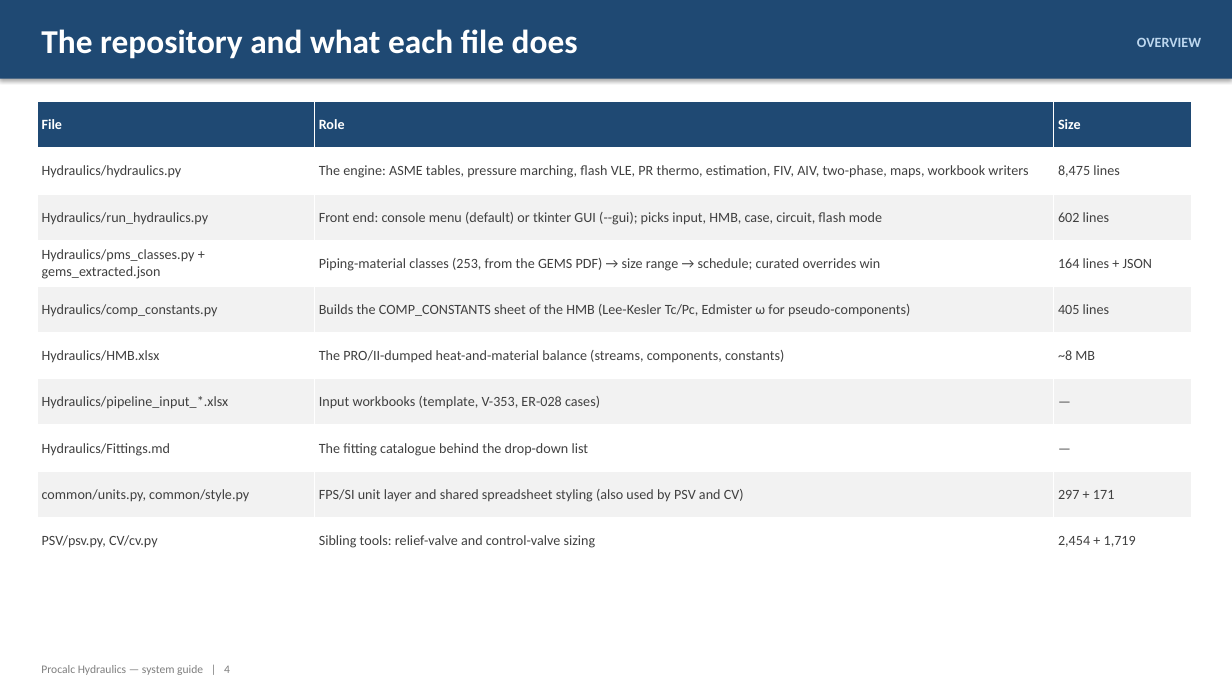
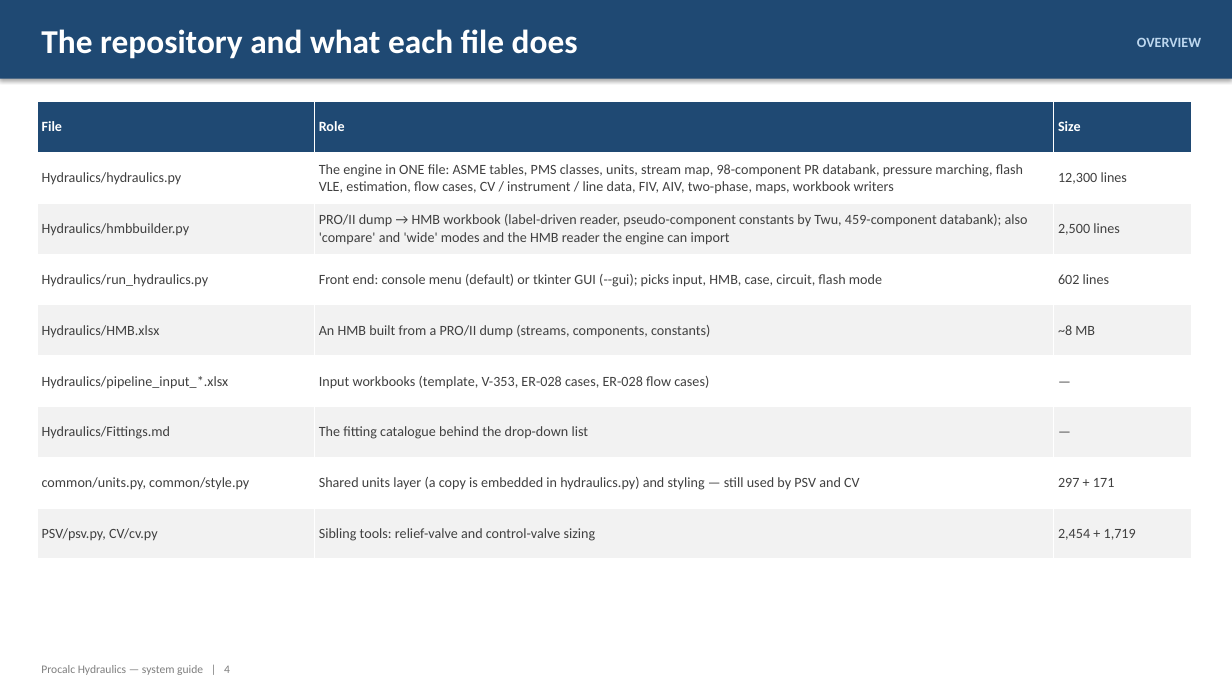
Before and after one commit to ipratikmenon/procalc, a slide deck: slide 4 of Hydraulics/Procalc_Hydraulics_System_Guide.pptx. Drawn at 1232x693 pixels with LibreOffice and Linux fonts; fonts in the diff are those of the drawing. Boxes give left, top, right and bottom in pixels: in the first picture for what was removed or moved away, otherwise in the second. Text is boxed around its words. In the diff, an @@ line names an element or a change of style, - is before the commit and + after.

```diff
--- a/Hydraulics/Procalc_Hydraulics_System_Guide.pptx
+++ b/Hydraulics/Procalc_Hydraulics_System_Guide.pptx
@@ table at <box>37,102,1192,559</box> @@
-row 2: Hydraulics/hydraulics.py | The engine: ASME tables, pressure marching, flash VLE, PR thermo, estimation, FIV, AIV, two-phase, maps, workbook writers | 8,475 lines
+row 2: Hydraulics/hydraulics.py | The engine in ONE file: ASME tables, PMS classes, units, stream map, 98-component PR databank, pressure marching, flash VLE, estimation, flow cases, CV / instrument / line data, FIV, AIV, two-phase, maps, workbook writers | 12,300 lines
+row 3: Hydraulics/hmbbuilder.py | PRO/II dump → HMB workbook (label-driven reader, pseudo-component constants by Twu, 459-component databank); also 'compare' and 'wide' modes and the HMB reader the engine can import | 2,500 lines
-row 4: Hydraulics/pms_classes.py + gems_extracted.json | Piping-material classes (253, from the GEMS PDF) → size range → schedule; curated overrides win | 164 lines + JSON
-row 5: Hydraulics/comp_constants.py | Builds the COMP_CONSTANTS sheet of the HMB (Lee-Kesler Tc/Pc, Edmister ω for pseudo-components) | 405 lines
-row 6: Hydraulics/HMB.xlsx | The PRO/II-dumped heat-and-material balance (streams, components, constants) | ~8 MB
-row 7: Hydraulics/pipeline_input_*.xlsx | Input workbooks (template, V-353, ER-028 cases) | —
+row 5: Hydraulics/HMB.xlsx | An HMB built from a PRO/II dump (streams, components, constants) | ~8 MB
+row 6: Hydraulics/pipeline_input_*.xlsx | Input workbooks (template, V-353, ER-028 cases, ER-028 flow cases) | —
-row 8, column 2: FPS/SI unit layer and shared spreadsheet styling (also used by PSV and CV)
+row 8, column 2: Shared units layer (a copy is embedded in hydraulics.py) and styling — still used by PSV and CV
```
Also in this commit, not shown: 26 other slides changed, 4 slides added, 4 slides removed, 2 other files.
